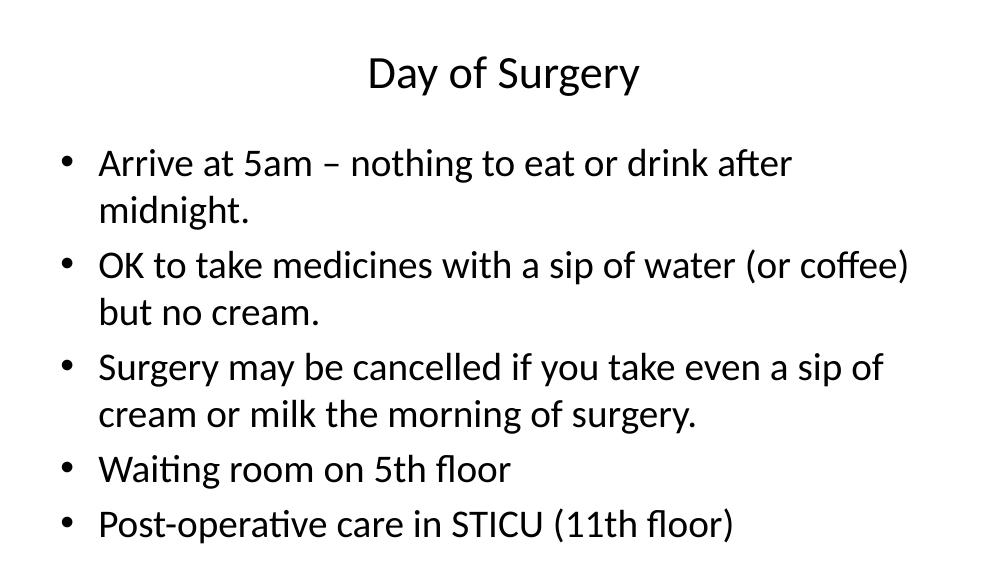
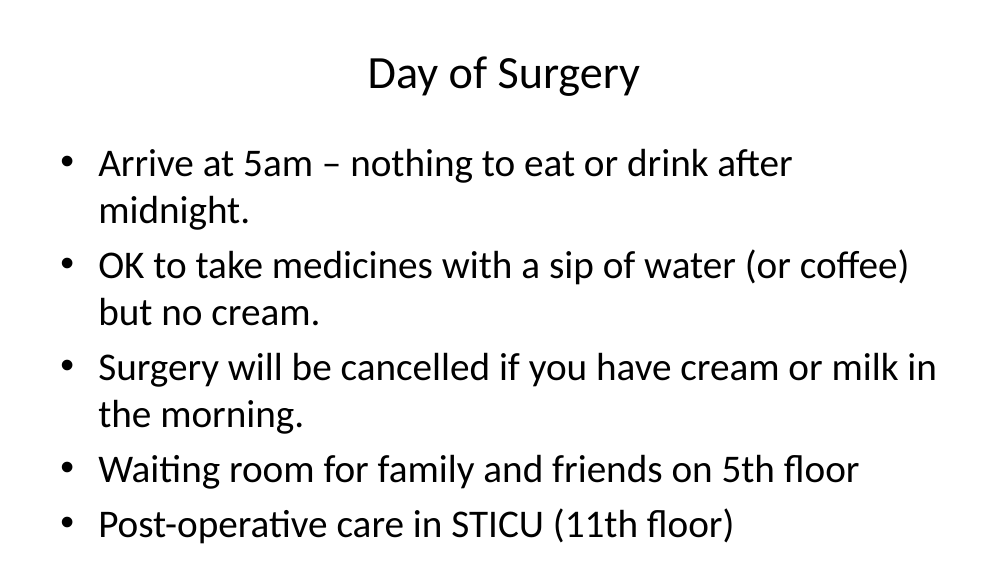
Before and after one commit to jcsalo/patient_education, a slide deck: slide 25 of lci_surgery.pptx (slide 24 before the commit). Drawn at 1008x567 pixels with LibreOffice and Linux fonts; fonts in the diff are those of the drawing. Boxes give left, top, right and bottom in pixels: in the first picture for what was removed or moved away, otherwise in the second. Text is boxed around its words. In the diff, an @@ line names an element or a change of style, - is before the commit and + after.

```diff
--- a/lci_surgery.pptx
+++ b/lci_surgery.pptx
@@ text at (x1=98, y1=352, x2=937, y2=489): text changed @@
-• Surgery may be cancelled if you take even a sip of cream or milk the morning of surgery.
-• Waiting room on 5th floor
+• Surgery will be cancelled if you have cream or milk in the morning.
+• Waiting room for family and friends on 5th floor
```
Also in this commit, not shown: 6 other slides changed, 3 slides added, 2 slides removed, 40 other files.
